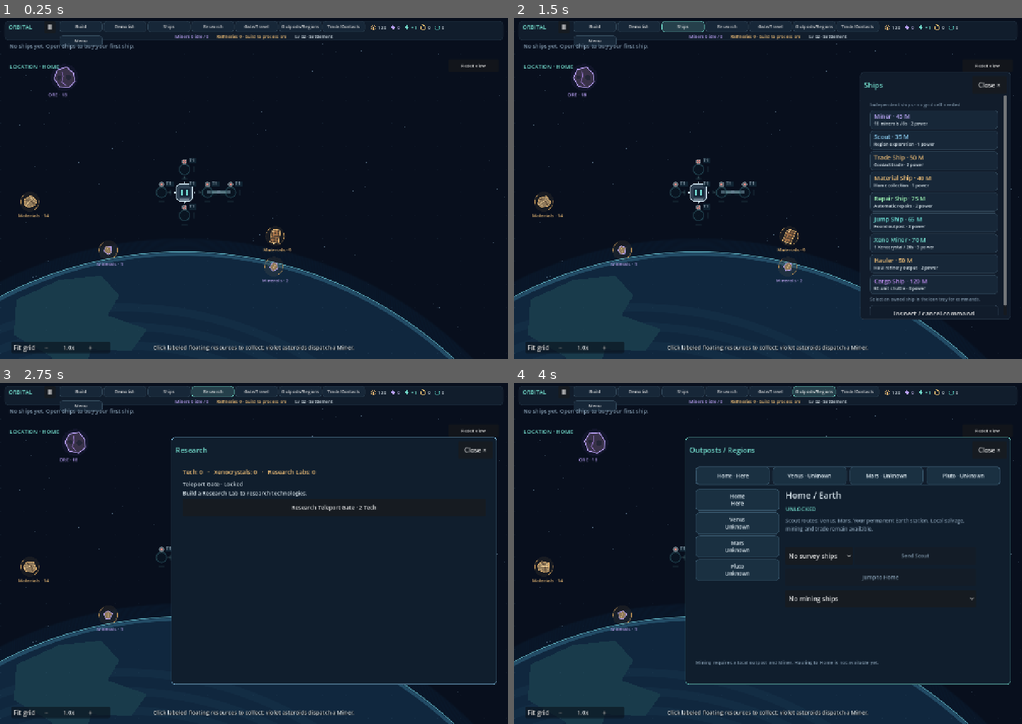
Above: before the commit, frames 1-4 (two rows, left to right).
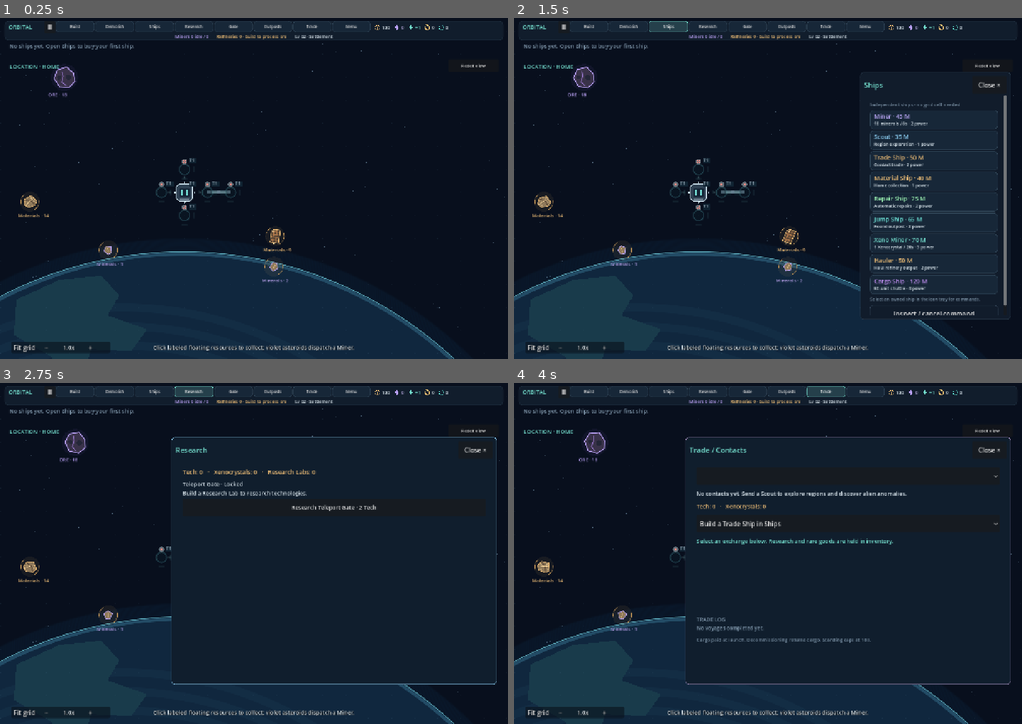
Above: after the commit, the same moments.

Repository: pidiman/orbital
Game: Godot game, scene res://orbital.tscn
The game is run twice, just before and just after one commit, with the same random seed, the same clock (stepped at 60 frames per second) and the same inputs.
Inputs (mouse positions are in pixels of both pictures, inside the frame that each line leads up to):
- Up to frame 1 (0.25 s): no input
- Up to frame 2 (1.5 s): click "Build" at 0.5 s; click "Ships" at 1.25 s
- Up to frame 3 (2.75 s): click "Research" at 2 s
- Up to frame 4 (4 s): click (773, 393) at 2.75 s, where only the run before the commit has a clickable "Gate/Travel"; click (813, 393) at 3.5 s, where only the run before the commit has a clickable "Outposts/Regions"

The runs differ from the first frame. In frame 1, 0.6% of the frame differs, in the area x 11-89%, y 0-9%; in frame 2, 0.8%; in frame 3, 0.8%; in frame 4, 8.1%, in the area x 11-98%, y 0-89%.

Commit message:
Shorten top menu button labels: Gate, Outposts, Trade

Diff:
--- a/scripts/hud.gd
+++ b/scripts/hud.gd
@@ -890,23 +890,34 @@
 	root.add_child(menu_scroll)
 	menu_scroll.add_child(toolbar)
 	toolbar.size_flags_horizontal = Control.SIZE_EXPAND_FILL
-	for caption: String in ["Build", "Ships", "Research", "Gate/Travel", "Outposts/Regions", "Trade/Contacts", "Menu"]:
+	var menu_labels: Dictionary = {"Build": "Build", "Ships": "Ships", "Research": "Research", "Gate/Travel": "Gate", "Outposts/Regions": "Outposts", "Trade/Contacts": "Trade", "Menu": "Menu"}
+	for caption: String in menu_labels:
 		var button := Button.new()
-		button.text = caption
-		button.custom_minimum_size.y = 28
+		button.text = str(menu_labels[caption])
+		button.custom_minimum_size = Vector2(0, 28)
 		button.size_flags_horizontal = Control.SIZE_EXPAND_FILL
-		button.add_theme_font_size_override("font_size", 11)
-		button.add_theme_stylebox_override("normal", _style(Color("172738"), Color("304557")))
-		button.add_theme_stylebox_override("hover", _style(Color("25404b"), CYAN))
+		button.add_theme_font_size_override("font_size", 10)
+		var menu_style := _style(Color("172738"), Color("304557"), 5)
+		menu_style.content_margin_left = 3
+		menu_style.content_margin_right = 3
+		menu_style.content_margin_top = 2
+		menu_style.content_margin_bottom = 2
+		button.add_theme_stylebox_override("normal", menu_style)
+		var menu_hover := _style(Color("25404b"), CYAN, 5)
+		menu_hover.content_margin_left = 3
+		menu_hover.content_margin_right = 3
+		menu_hover.content_margin_top = 2
+		menu_hover.content_margin_bottom = 2
+		button.add_theme_stylebox_override("hover", menu_hover)
 		button.pressed.connect(func() -> void: open_menu(caption))
 		toolbar.add_child(button)
 		menu_buttons[caption] = button
 		if caption == "Build":
 			demolish_top_button = Button.new()
 			demolish_top_button.text = "Demolish"
-			demolish_top_button.custom_minimum_size.y = 28
+			demolish_top_button.custom_minimum_size = Vector2(0, 28)
 			demolish_top_button.size_flags_horizontal = Control.SIZE_EXPAND_FILL
-			demolish_top_button.add_theme_font_size_override("font_size", 11)
+			demolish_top_button.add_theme_font_size_override("font_size", 10)
 			demolish_top_button.tooltip_text = "Toggle demolish mode, then click one of your placed modules."
 			demolish_top_button.pressed.connect(toggle_demolish_mode)
 			toolbar.add_child(demolish_top_button)
@@ -980,14 +991,15 @@
 func _layout_menus() -> void:
 	if not is_instance_valid(toolbar): return
 	var viewport_size := get_viewport().get_visible_rect().size
-	toolbar.columns = 7
-	menu_scroll.position = Vector2(150, 8)
-	menu_scroll.size = Vector2(maxf(160, viewport_size.x - 510), 28)
+	toolbar.columns = 8
+	toolbar.add_theme_constant_override("h_separation", 2)
+	menu_scroll.position = Vector2(140, 8)
+	menu_scroll.size = Vector2(maxf(160, viewport_size.x - 486), 28)
 	toolbar.custom_minimum_size.y = 28
 	title_label.position = Vector2(22, 13)
 	if is_instance_valid(compact_resources):
-		compact_resources.position = Vector2(viewport_size.x - 346, 12)
-		compact_resources.size = Vector2(330, 24)
+		compact_resources.position = Vector2(viewport_size.x - 336, 12)
+		compact_resources.size = Vector2(320, 24)
 	resource_status.position = Vector2(24, 39)
 	resource_status.size = Vector2(viewport_size.x - 48, 16)
 	var tray_top: float = 61.0
